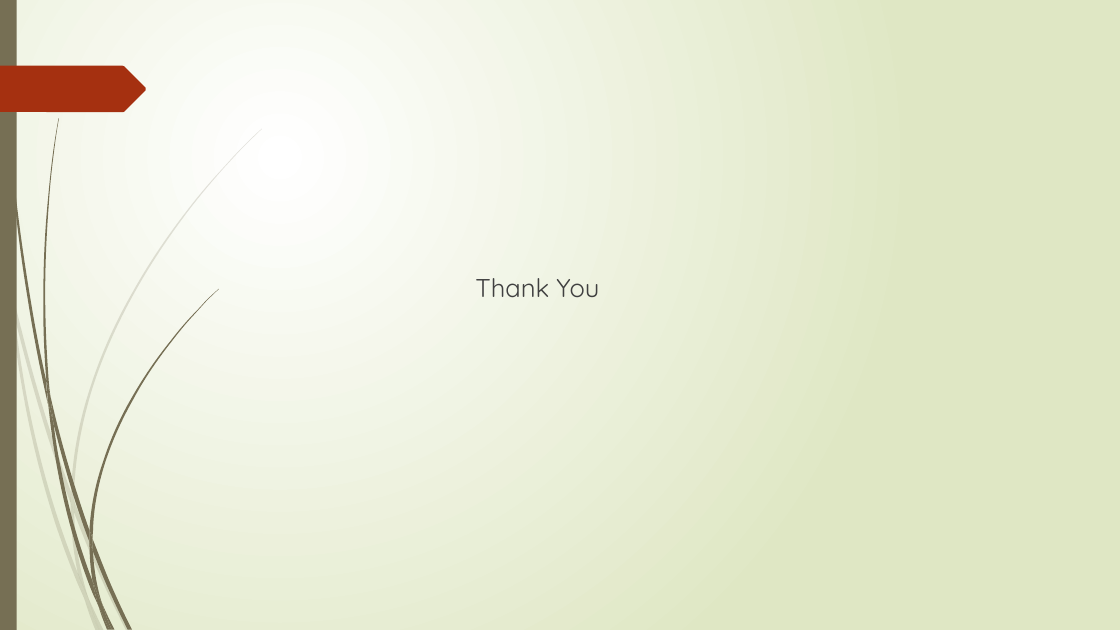
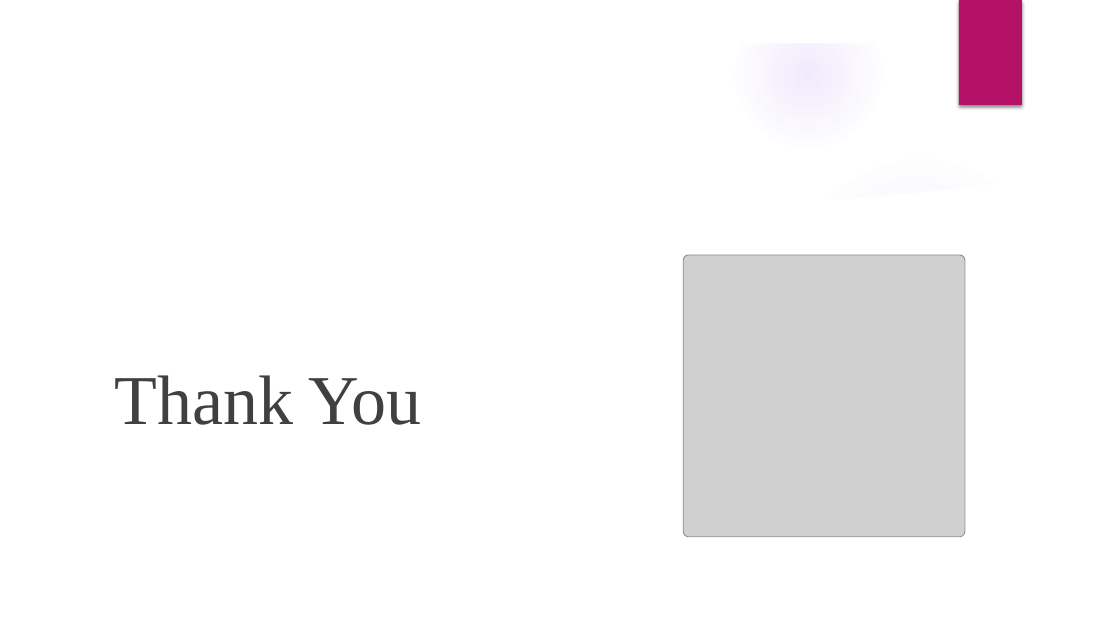
Before and after one commit to Yash-shadow/Online-Job-Portal, a slide deck: slide 9 of Presentation/Online Job Portal-sprint1.pptx. Drawn at 1120x630 pixels with LibreOffice and Linux fonts; fonts in the diff are those of the drawing; grey boxes stand for pictures; background and template pictures are left out. Boxes give left, top, right and bottom in pixels: in the first picture for what was removed or moved away, otherwise in the second. Text is boxed around its words. In the diff, an @@ line names an element or a change of style, - is before the commit and + after.

```diff
--- a/Presentation/Online Job Portal-sprint1.pptx
+++ b/Presentation/Online Job Portal-sprint1.pptx
@@ background gradient #FFFFFF to #DFE8C4 to picture (left out) @@
@@ rectangle removed at (0, 0, 17, 630) @@
@@ group added at (0, 0, 1120, 630): 5 ellipses, 3 freeform shapes @@
@@ rectangle added at (959, 0, 1022, 105), fill #B31166 @@
@@ freeform shape removed at (0, 66, 146, 112) @@
@@ text "Thank You": place and size @@
-text "Thank You" at (475, 278, 599, 298)
+text "Thank You" at (114, 375, 422, 425)
@@ text "Thank You" at (114, 375, 422, 425): size 22 to 60 pt, font Quicksand to Times New Roman; alignment centre to left; vertical alignment top to middle @@
@@ picture added at (683, 255, 965, 537) @@
@@ group removed at (0, 129, 262, 630): 10 freeform shapes @@
@@ group removed at (3, 0, 218, 630): 12 freeform shapes @@
```
Also in this commit, not shown: 8 other slides changed, 2 other files.
